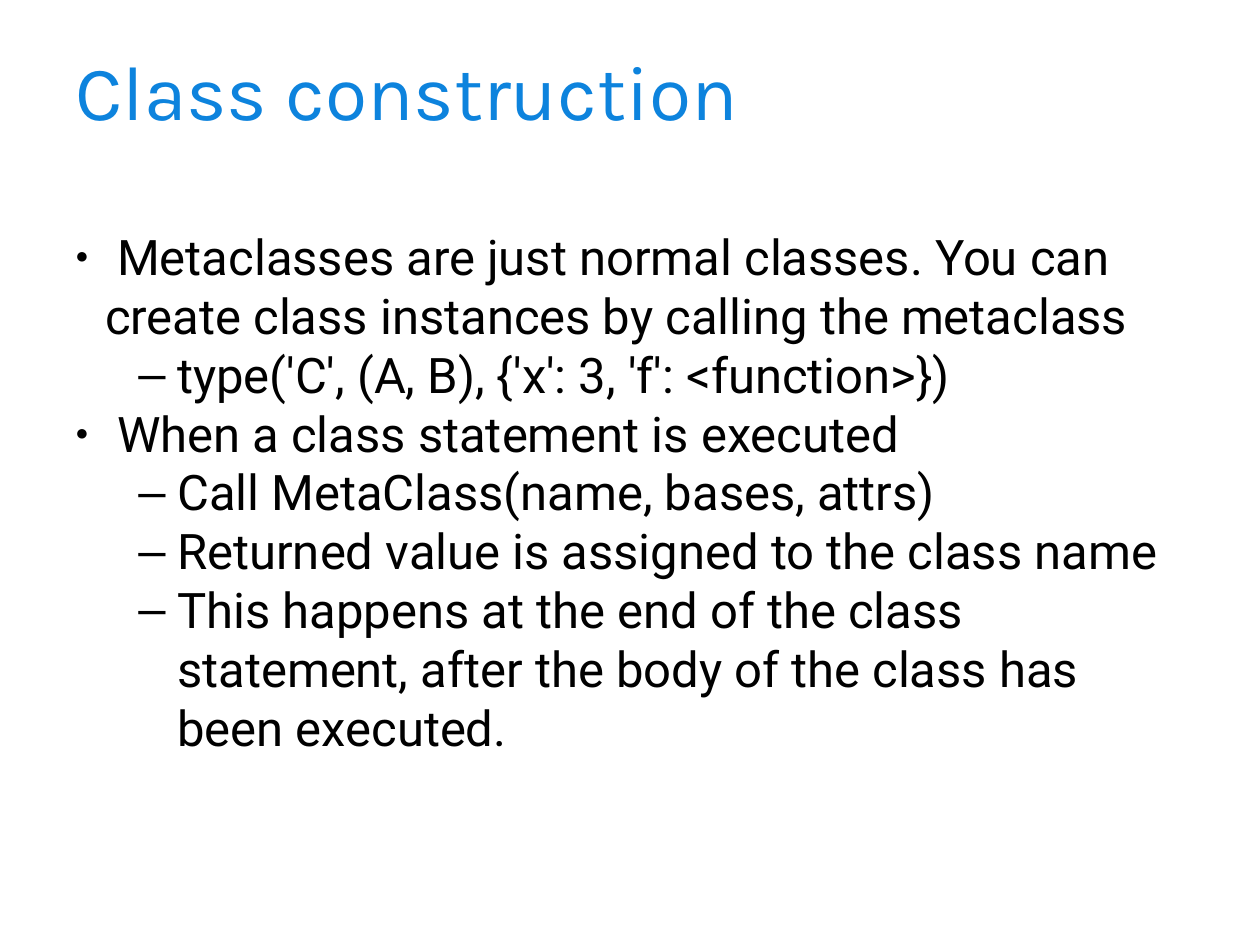
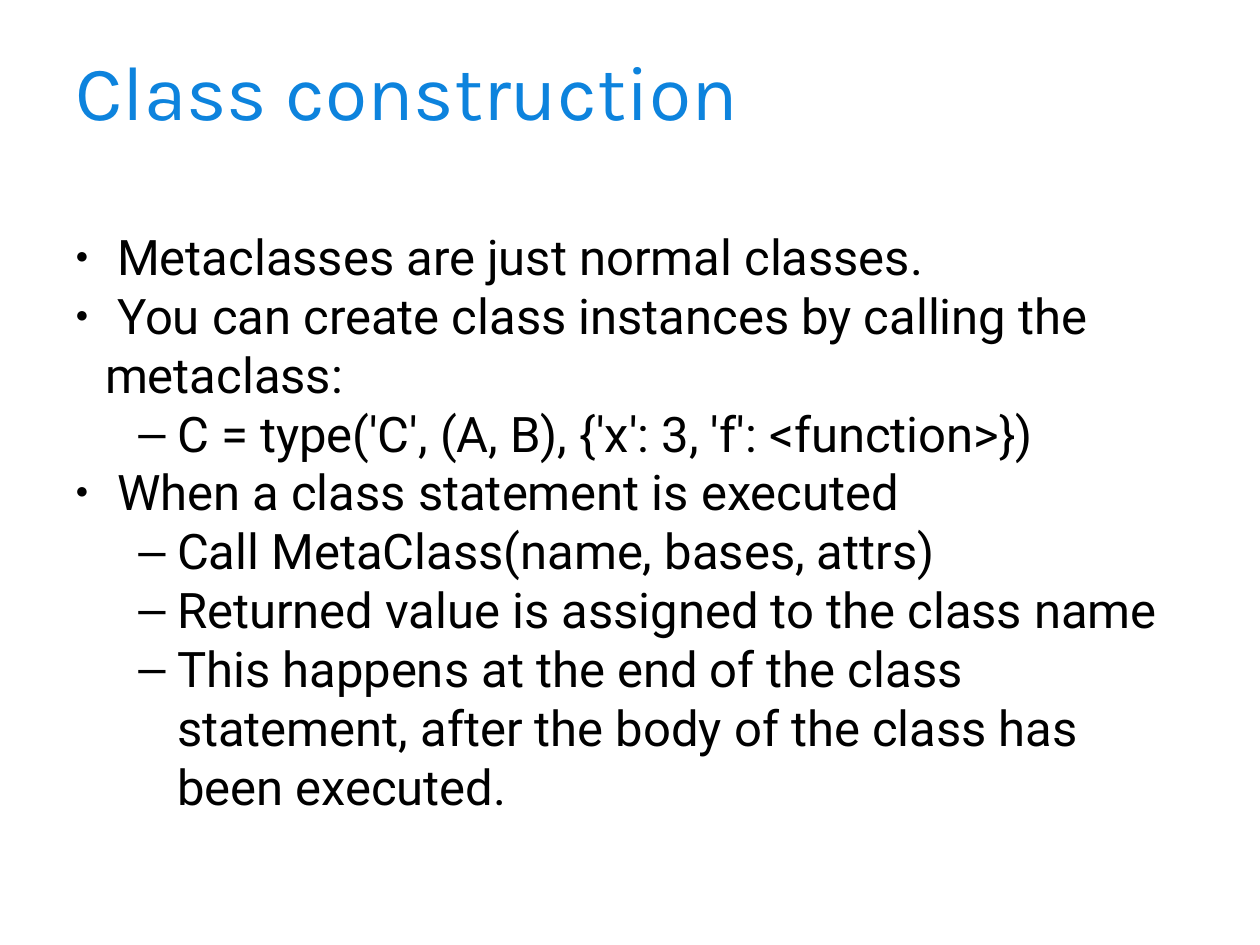
Before and after one commit to djoume/django-toronto, a slide deck: slide 9 of Metaclass - Introduction.ppt. Drawn at 1260x945 pixels with LibreOffice and Linux fonts; fonts in the diff are those of the drawing; background and template pictures are left out. Boxes give left, top, right and bottom in pixels: in the first picture for what was removed or moved away, otherwise in the second. Text is boxed around its words. In the diff, an @@ line names an element or a change of style, - is before the commit and + after.

Commit message:
update metaclass slides

```diff
--- a/Metaclass - Introduction.ppt
+++ b/Metaclass - Introduction.ppt
@@ text at [105,238,1088,463]: text changed @@
-● Metaclasses are just normal classes. You can create class instances by calling the metaclass
-  – type('C', (A, B), {'x': 3, 'f': <function>})
+● Metaclasses are just normal classes.
+● You can create class instances by calling the metaclass:
+  – C = type('C', (A, B), {'x': 3, 'f': <function>})
```
Also in this commit, not shown: 4 other slides changed, 1 other file.
